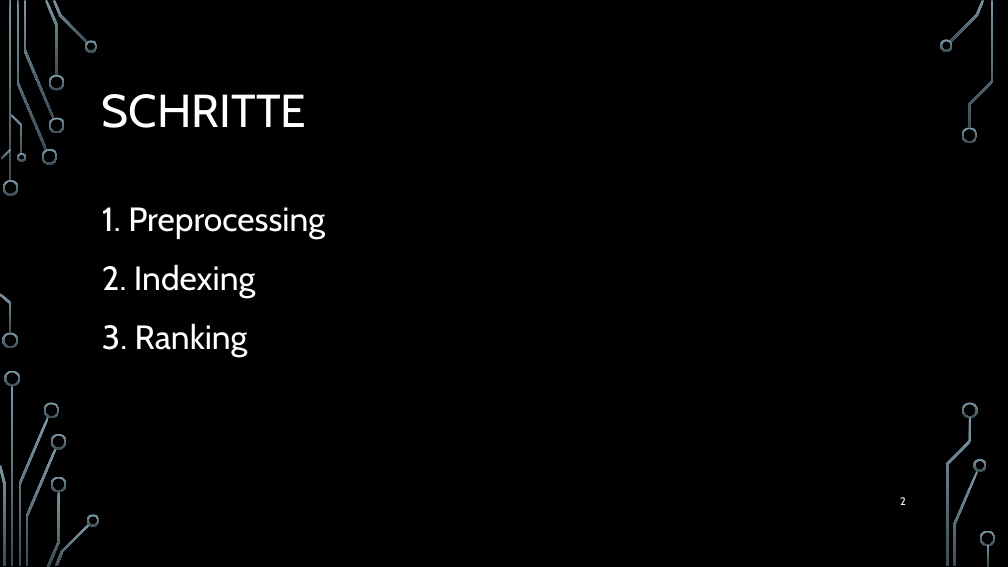
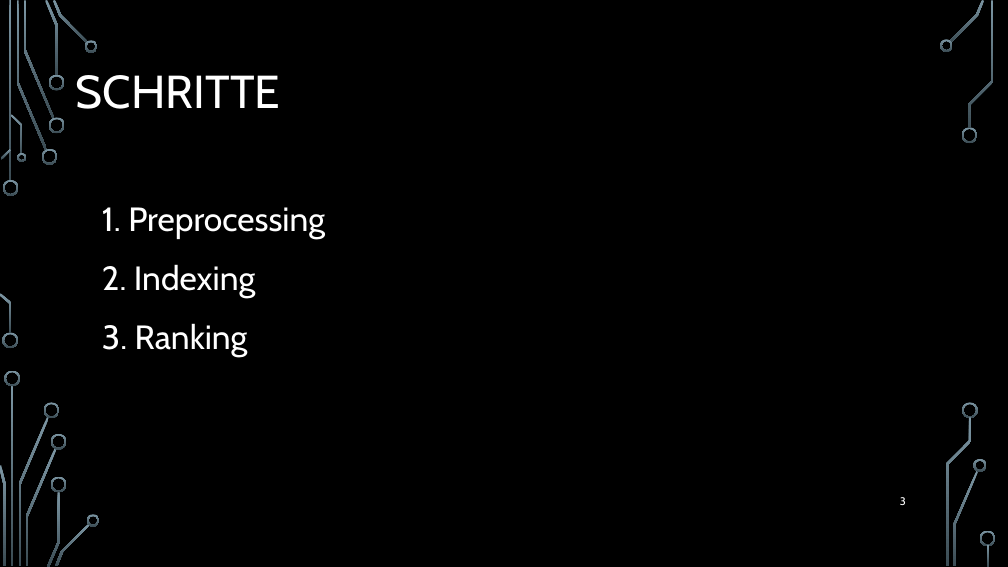
Before and after one commit to TPrime001/Grundgesetz, a slide deck: slide 3 of pres/Information Retrieval.pptx (slide 2 before the commit). Drawn at 1008x567 pixels with LibreOffice and Linux fonts; fonts in the diff are those of the drawing; background and template pictures are left out. Boxes give left, top, right and bottom in pixels: in the first picture for what was removed or moved away, otherwise in the second. Text is boxed around its words. In the diff, an @@ line names an element or a change of style, - is before the commit and + after.

```diff
--- a/pres/Information Retrieval.pptx
+++ b/pres/Information Retrieval.pptx
@@ title "SCHRITTE": place and size @@
-title "SCHRITTE" at [102, 94, 306, 128]
+title "SCHRITTE" at [76, 75, 280, 109]
```
Also in this commit, not shown: 5 other slides changed, 7 slides added, 2 slides removed, 1 other file.
